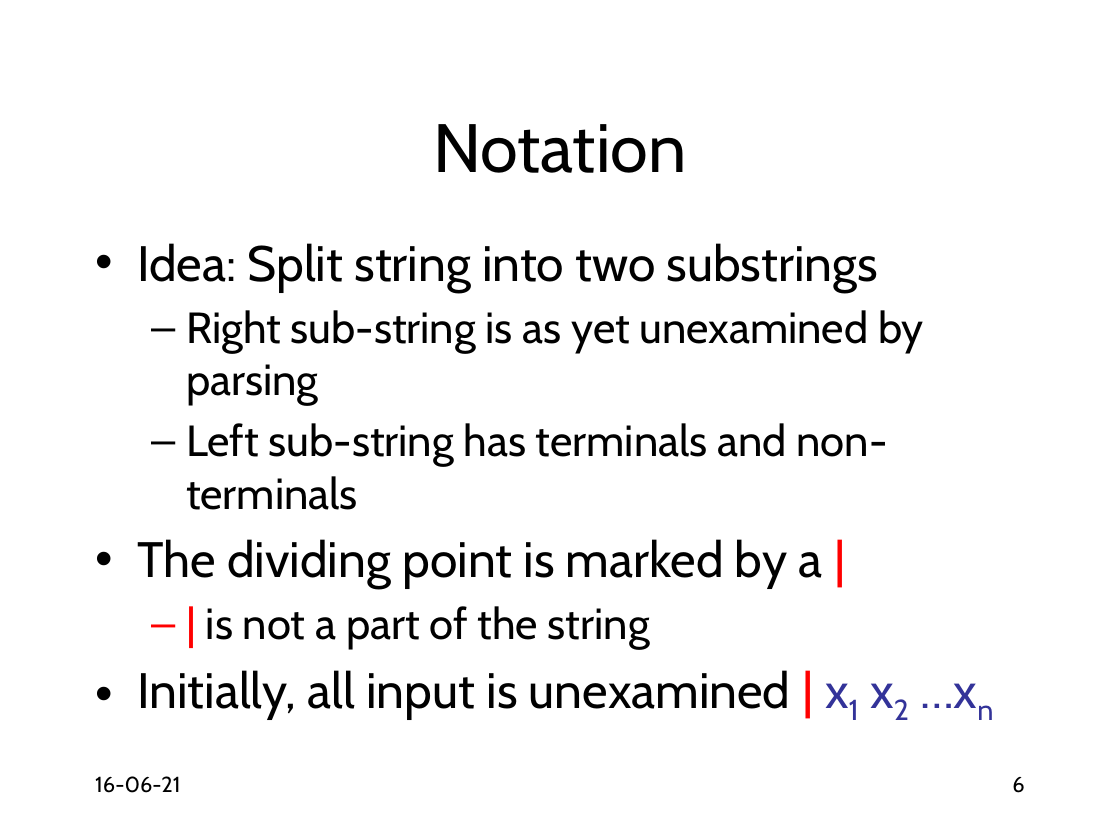
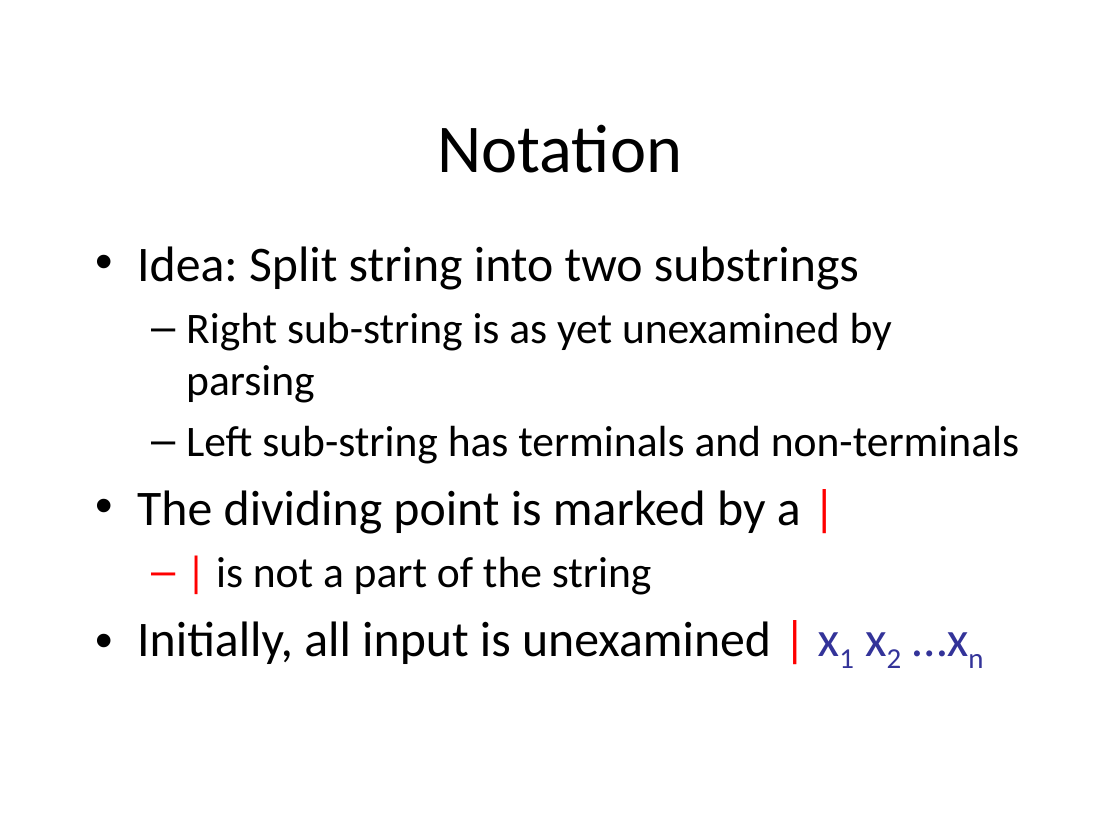
Before and after one commit to anoopsarkar/compilers-class, a slide deck: slide 6 of assets/ppt/parsing/lr1-shift-reduce-parsing.pptx. Drawn at 1120x840 pixels with LibreOffice and Linux fonts; fonts in the diff are those of the drawing. Boxes give left, top, right and bottom in pixels: in the first picture for what was removed or moved away, otherwise in the second. Text is boxed around its words. In the diff, an @@ line names an element or a change of style, - is before the commit and + after.

```diff
--- a/assets/ppt/parsing/lr1-shift-reduce-parsing.pptx
+++ b/assets/ppt/parsing/lr1-shift-reduce-parsing.pptx
@@ title "Notation" at box(438, 124, 683, 173): font Cabin to Calibri @@
@@ text "Idea: Split string into two ..." at box(137, 246, 1019, 664): font Cabin to Calibri @@
@@ text removed at box(95, 776, 180, 793) @@
-16-06-21
@@ page number removed at box(1012, 777, 1024, 793) @@
-6
```
Also in this commit, not shown: 15 other slides changed, 2 other files.
